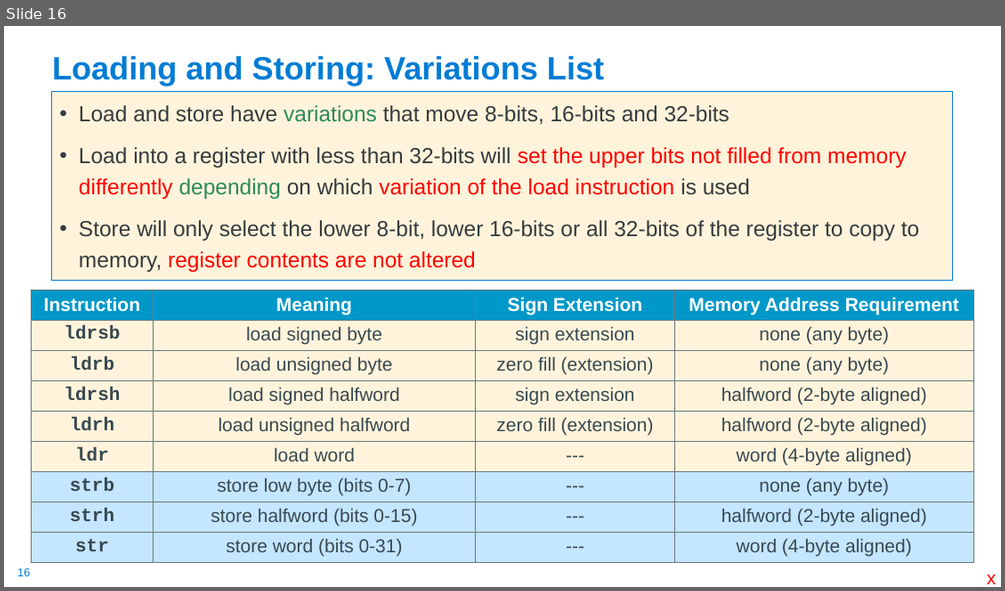
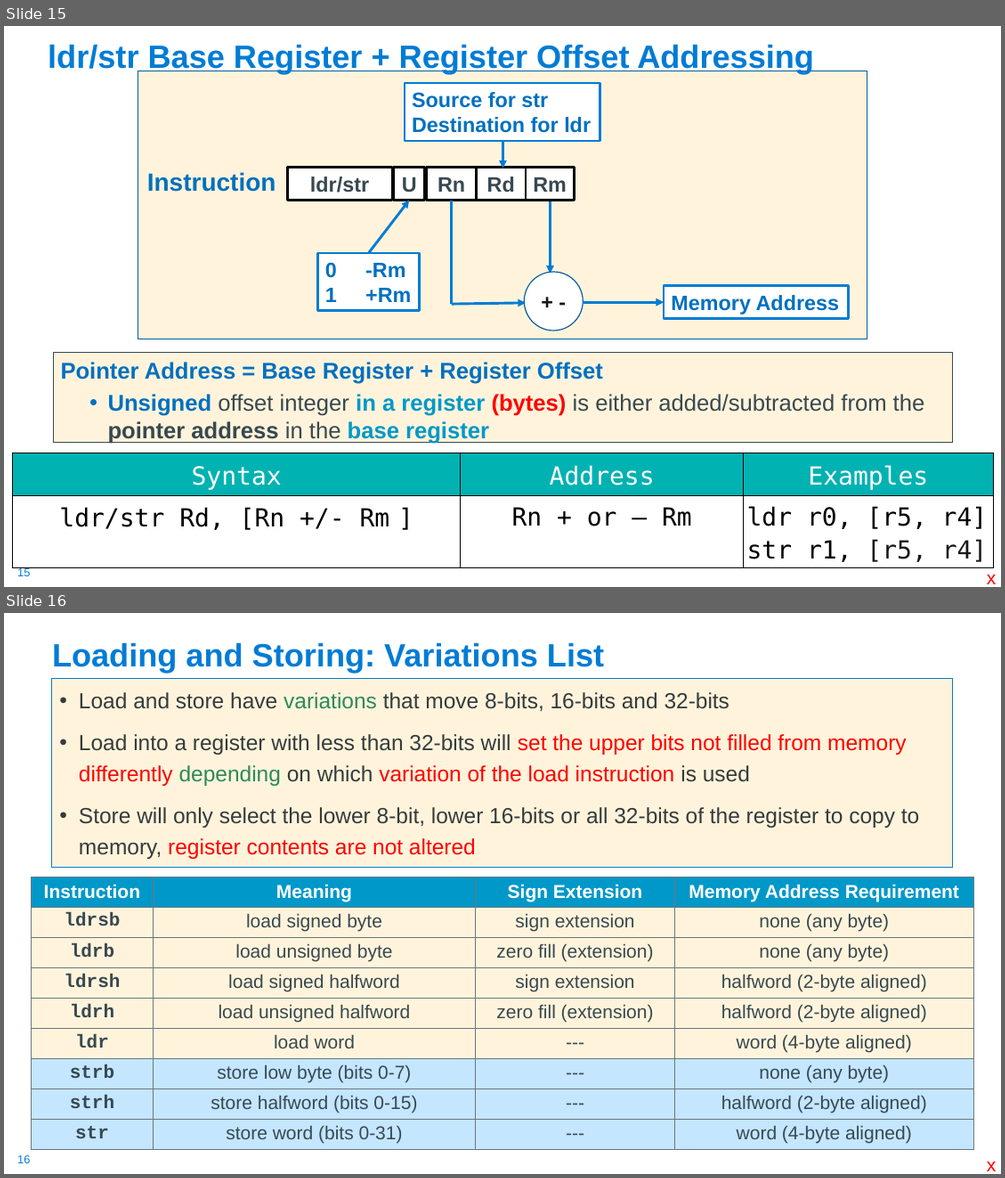
Before and after one commit to cse30-sp24/Muller-Slides, a slide deck: Lecture-15.pptx. Shown one above the other, each under a label of ours: slide 16 before the commit, slides 15 and 16 after it. The pictures are 1005x591 and 1005x1178 pixels, drawn with LibreOffice and Linux fonts; fonts in the diff are those of the drawing. Boxes give left, top, right and bottom in pixels: in the first picture for what was removed or moved away, otherwise in the second. Text is boxed around its words. In the diff, an @@ line names an element or a change of style, - is before the commit and + after.

```diff
--- a/Lecture-15.pptx
+++ b/Lecture-15.pptx
@@ slide 15 added at [4,26,1001,587], background #FFFFFF; not listed: 1 template element that a slide beside it also shows @@
@@ title added at [48,44,814,73], 31 pt, text #007CD5, bold @@
+ldr/str Base Register + Register Offset Addressing
@@ rectangle added at [138,71,866,339], fill #FFF4DB, outline #005C9E 1 pt @@
@@ rectangle added at [404,83,600,141], fill #FFFFFF, outline #007CD5 2.25 pt, 20 pt, text #0070C0, bold @@
+Source for str
+Destination for ldr
@@ arrow added from (502, 141) to (502, 168), #007CD5 2.5 pt @@
@@ text added at [147,172,276,192], 24 pt, text #0070C0, bold @@
+Instruction
@@ rectangle added at [287,168,392,200], fill #FFFFFF, outline #000000 2.5 pt, 20 pt, text #384851, bold @@
+ldr/str
@@ rectangle added at [394,168,425,200], fill #FFFFFF, outline #000000 2.5 pt, 20 pt, text #384851, bold @@
+U
@@ rectangle added at [427,168,476,200], fill #FFFFFF, outline #000000 2.5 pt, 20 pt, text #384851, bold @@
+Rn
@@ rectangle added at [476,168,526,200], fill #FFFFFF, outline #000000 2.5 pt, 20 pt, text #384851, bold @@
+Rd
@@ rectangle added at [526,168,574,200], fill #FFFFFF, outline #000000 2.5 pt, 20 pt, text #384851, bold @@
+Rm
@@ arrow added from (369, 253) to (409, 200), #007CD5 2.5 pt @@
@@ line added from (451, 200) to (451, 305), #007CD5 2.5 pt @@
@@ arrow added from (550, 199) to (550, 273), #007CD5 2.5 pt @@
@@ rectangle added at [318,253,420,310], fill #FFFFFF, outline #007CD5 2.25 pt, 20 pt, text #0070C0, bold @@
+0 -Rm
+1 +Rm
@@ ellipse added at [525,272,583,331], fill #FFFFFF, outline #005C9E 1 pt, 20 pt, text #181717, bold @@
++ -
@@ rectangle added at [663,286,849,319], fill #FFFFFF, outline #007CD5 2.25 pt, 20 pt, text #0070C0, bold @@
+Memory Address
@@ arrow added from (451, 305) to (526, 303), #007CD5 2.5 pt @@
@@ arrow added from (582, 302) to (663, 302), #007CD5 2.5 pt @@
@@ rectangle added at [53,352,953,442], fill #FFF4DB, outline #384851 0.75 pt, 22 pt, text #384851, bold @@
+Pointer Address = Base Register + Register Offset
+  • Unsigned offset integer in a register (bytes) is either added/subtracted from the pointer address in the base register
@@ table added at [12,453,994,568], 2 rows, 3 columns @@
+Syntax | Address | Examples
+ldr/str Rd, [Rn +/- Rm ] | Rn + or – Rm | ldr r0, [r5, r4] / str r1, [r5, r4]
@@ text added at [987,574,995,584], 18 pt, text #FF0000 @@
+x
```
Also in this commit, not shown: 6 slides changed, 2 other slides added, 1 slide removed, 3 other files.
